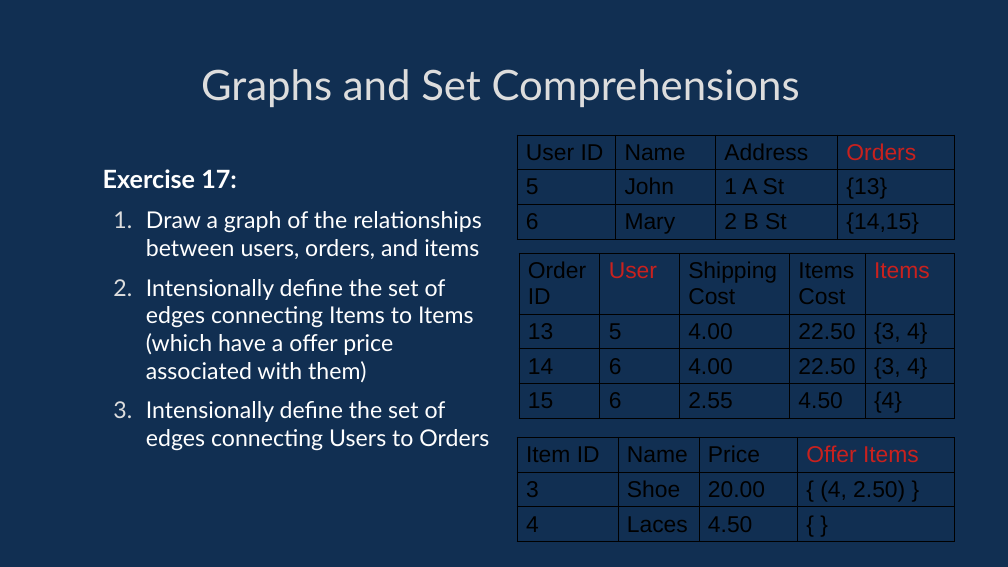
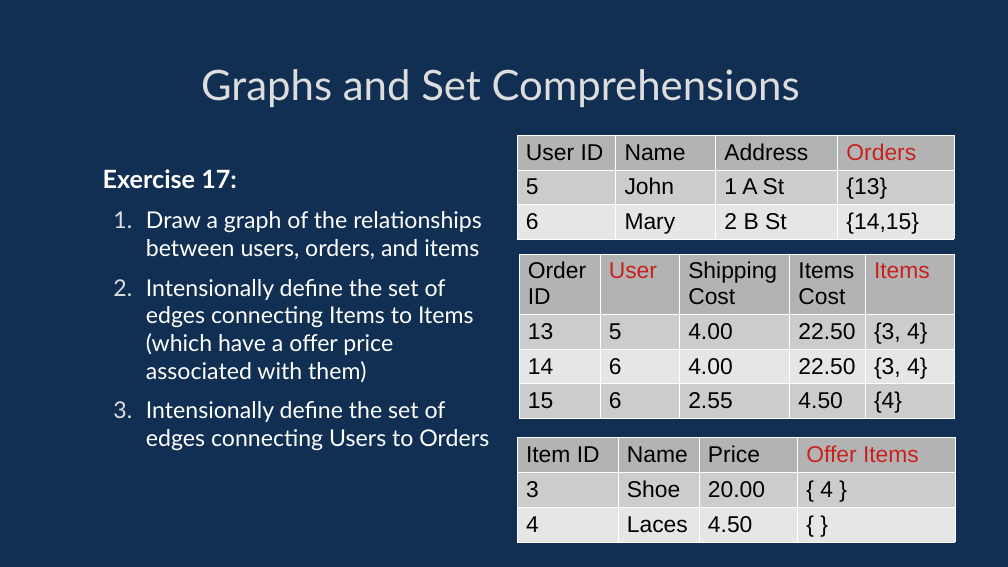
Before and after one commit to davidgundry/maths22-23, a slide deck: slide 66 of slides/maths-9-graph-theory.odp (slide 65 before the commit). Drawn at 1008x567 pixels with LibreOffice and Linux fonts; fonts in the diff are those of the drawing. Boxes give left, top, right and bottom in pixels: in the first picture for what was removed or moved away, otherwise in the second. Text is boxed around its words. In the diff, an @@ line names an element or a change of style, - is before the commit and + after.

Commit message:
Graph theory changes in lecture

```diff
--- a/slides/maths-9-graph-theory.odp
+++ b/slides/maths-9-graph-theory.odp
@@ table at (517, 135, 953, 241) @@
@@ fill none to #B3B3B3 in row 1 @@
@@ fill none to #CCCCCC in row 2 @@
@@ fill none to #E6E6E6 in row 3 @@
@@ borders changed @@
@@ table at (519, 253, 956, 419) @@
@@ fill none to #B3B3B3 in row 1 @@
@@ fill none to #CCCCCC in 10 cells @@
@@ fill none to #E6E6E6 in row 3 @@
@@ borders changed @@
@@ table at (517, 437, 955, 542) @@
-row 2, column 4: { (4, 2.50) }
+row 2, column 4: { 4 }
@@ fill none to #B3B3B3 in row 1 @@
@@ fill none to #CCCCCC in row 2 @@
@@ fill none to #E6E6E6 in row 3 @@
@@ borders changed @@
```
Also in this commit, not shown: 2 other slides changed, 1 slide added.
